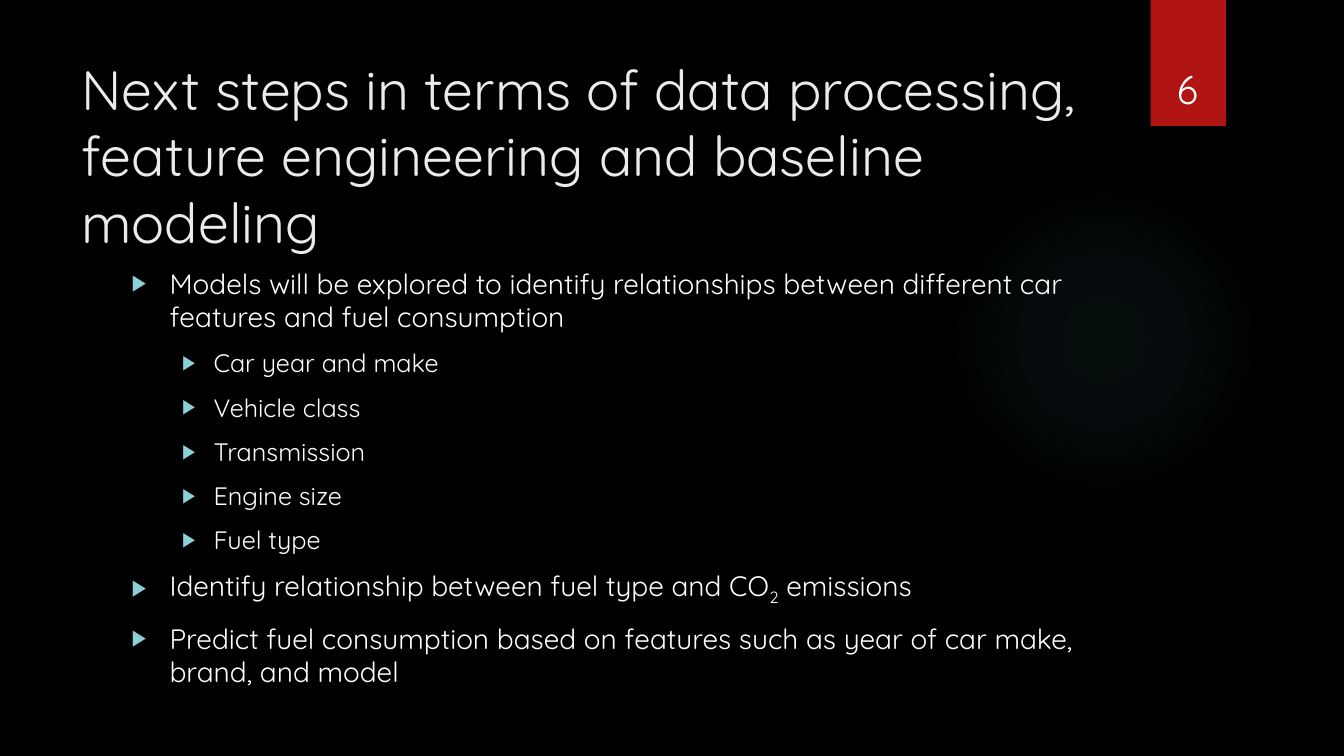
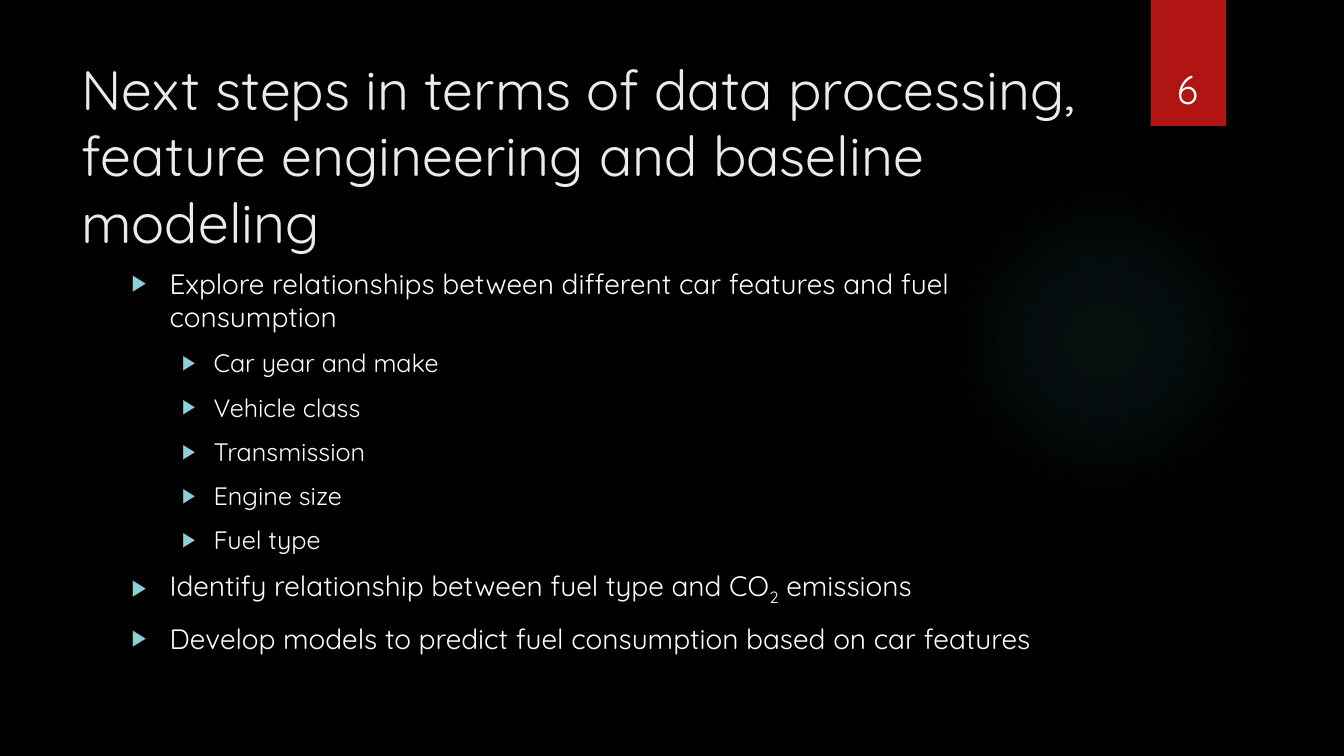
Before and after one commit to zaidjawadi/Capstone-Project, a slide deck: slide 6 of Sprint 1 Presentation.pptx. Drawn at 1344x756 pixels with LibreOffice and Linux fonts; fonts in the diff are those of the drawing; background and template pictures are left out. Boxes give left, top, right and bottom in pixels: in the first picture for what was removed or moved away, otherwise in the second. Text is boxed around its words. In the diff, an @@ line names an element or a change of style, - is before the commit and + after.

```diff
--- a/Sprint 1 Presentation.pptx
+++ b/Sprint 1 Presentation.pptx
@@ text at bbox=[170, 273, 949, 333]: text changed @@
-▶ Models will be explored to identify relationships between different car features and fuel consumption
+▶ Explore relationships between different car features and fuel consumption
@@ text at bbox=[170, 628, 1031, 655]: text changed @@
-▶ Predict fuel consumption based on features such as year of car make, brand, and model
+▶ Develop models to predict fuel consumption based on car features
```
Also in this commit, not shown: 1 other slide changed, 2 other files.
